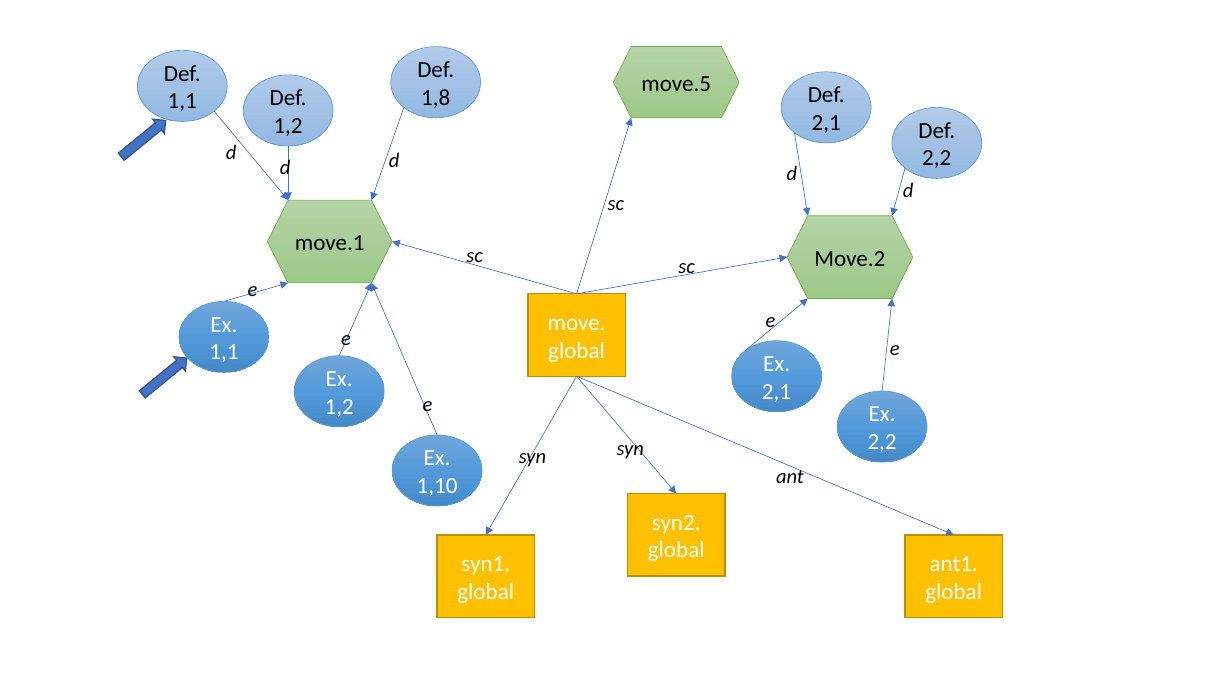
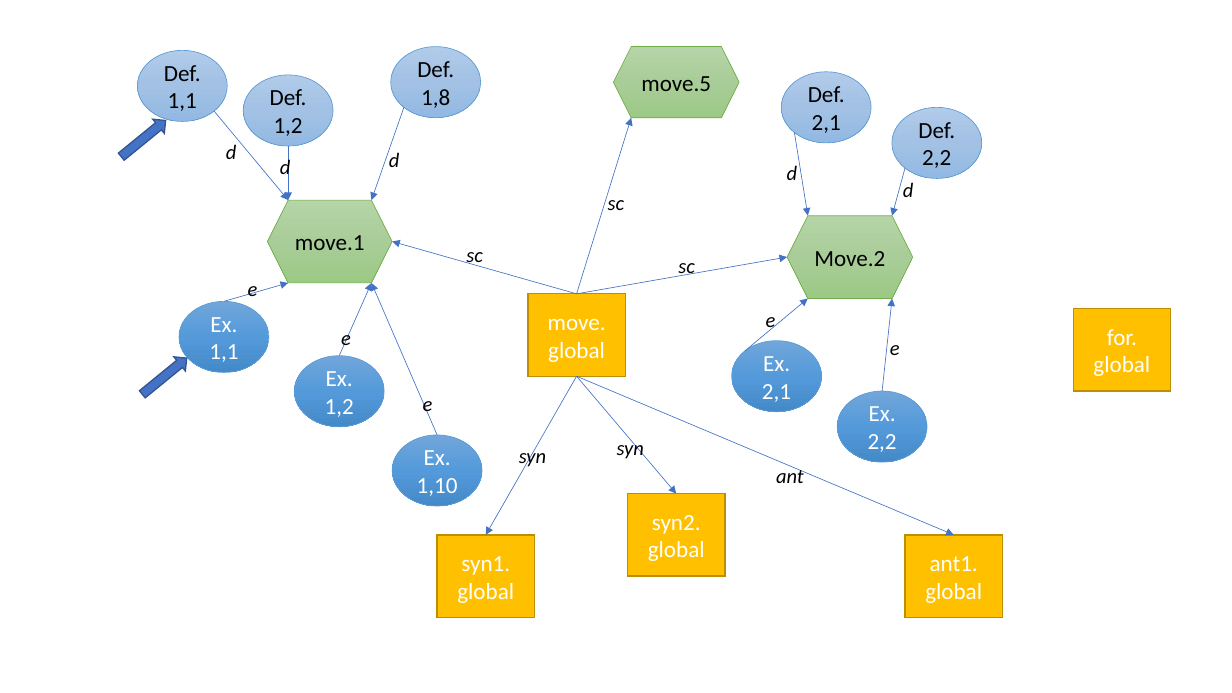
Before and after one commit to AndreaLK3/Multi-sense-LM, a slide deck: slide 2 of Plan_Task1.pptx. Drawn at 1232x693 pixels with LibreOffice and Linux fonts; fonts in the diff are those of the drawing. Boxes give left, top, right and bottom in pixels: in the first picture for what was removed or moved away, otherwise in the second. Text is boxed around its words. In the diff, an @@ line names an element or a change of style, - is before the commit and + after.

```diff
--- a/Plan_Task1.pptx
+++ b/Plan_Task1.pptx
@@ rectangle added at <box>1074,309,1171,391</box>, fill #FFC000, outline #BD8E00 1 pt, 18 pt, text #FFFFFF @@
+for.
+global
```
Also in this commit, not shown: 9 other files.
